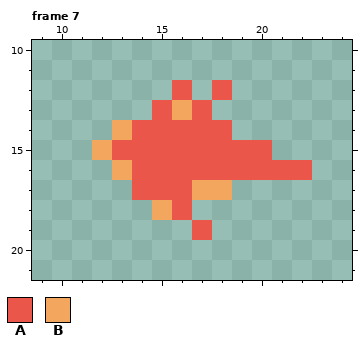
Two versions of one pixel-art file, Assets/Sprites/VFX/Gunfire.aseprite. That is the earlier state.
32x32 pixels, 12 frames. Shown: frame 7: x 9..24, y 10..21. The commit also changed other frames, which this record leaves out.
Palette (. is transparent): A #eb564b  B #f2a65e
Pixels before, frame 7, first column x 12:
12 ....A.A....
13 ...ABA.....
14 .BAAAAA....
15 BAAAAAAAA..
16 .BAAAAAAAAA
17 ..AAABB....
18 ...BA......
19 .....A.....
Now the later version:
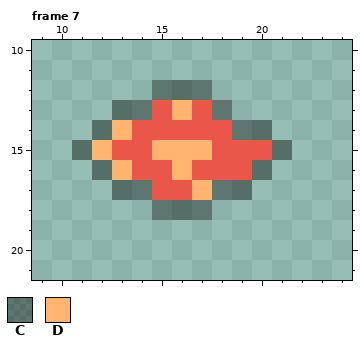
Colours new in this view: C #00000061  D #ffb570
What changed:
Changed rows in their new state; - is an unchanged pixel.
Frame 7:
first column x 11:
12 ----CCC.----
13 --CC-D-C----
14 -CD-----CC--
15 CD--DDD---C-
16 -CD--D---C..
17 --CC--DCC---
18 ----CCC-----
19 ------.-----
